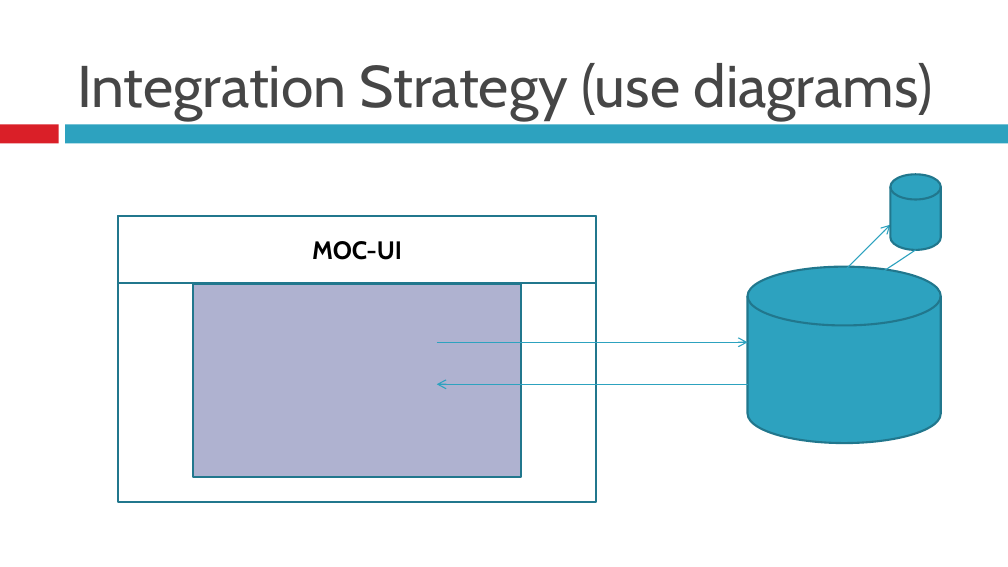
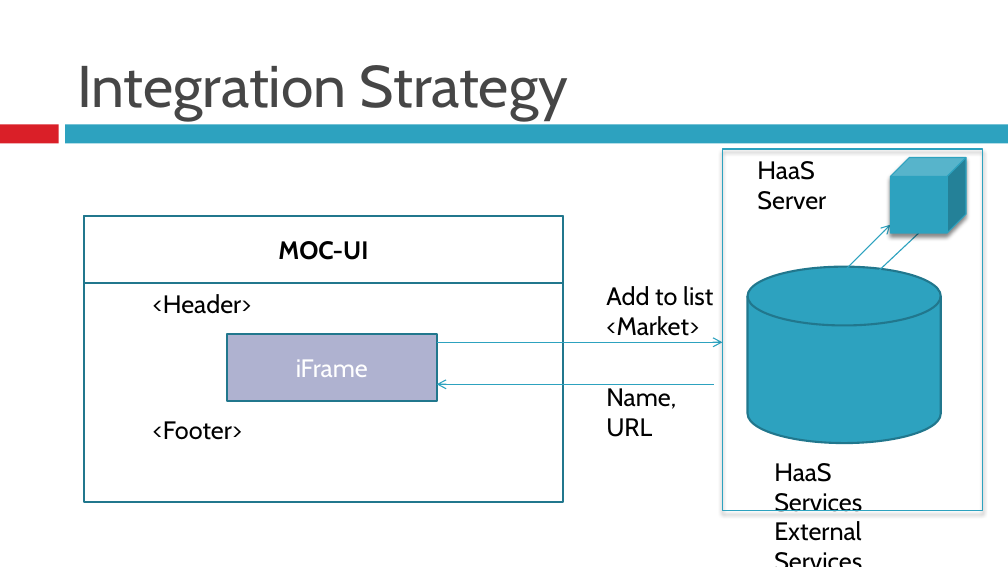
Before and after one commit to BU-EC500-SP15/moc-gui-plugins, a slide deck: slide 3 of MOCUIPlugin-Demo2.pptx. Drawn at 1008x567 pixels with LibreOffice and Linux fonts; fonts in the diff are those of the drawing. Boxes give left, top, right and bottom in pixels: in the first picture for what was removed or moved away, otherwise in the second. Text is boxed around its words. In the diff, an @@ line names an element or a change of style, - is before the commit and + after.

Commit message:
diagram + other changes

```diff
--- a/MOCUIPlugin-Demo2.pptx
+++ b/MOCUIPlugin-Demo2.pptx
@@ title at (77, 65, 568, 119): text changed @@
-Integration Strategy (use diagrams)
+Integration Strategy
@@ rectangle added at (723, 149, 983, 510), outline #2DA2BF 0.79 pt @@
@@ text added at (757, 161, 826, 210), 18 pt, text #000000 @@
+HaaS Server
@@ cylinder removed at (890, 174, 940, 250) @@
@@ cube added at (890, 157, 966, 233), fill #2DA2BF, outline #2DA2BF 0.79 pt @@
@@ rectangle "MOC-UI": place and size @@
-rectangle "MOC-UI" at (118, 217, 597, 284)
+rectangle "MOC-UI" at (84, 217, 562, 284)
@@ rectangle: place and size @@
-rectangle at (118, 217, 597, 502)
+rectangle at (84, 217, 562, 502)
@@ arrow moved from (915, 250) - (865, 283) to (918, 233) - (865, 283) @@
@@ text added at (153, 294, 252, 314), 18 pt, text #000000 @@
+<Header>
@@ text added at (606, 286, 713, 336), 18 pt, text #000000 @@
+Add to list
+<Market>
@@ rectangle "iFrame": place and size @@
-rectangle "iFrame" at (194, 283, 521, 477)
+rectangle "iFrame" at (227, 334, 436, 401)
@@ text in rectangle at (296, 359, 368, 377): text added @@
+iFrame
@@ arrow moved from (436, 343) - (748, 343) to (436, 343) - (723, 343) @@
@@ arrow moved from (748, 384) - (436, 384) to (714, 384) - (436, 384) @@
@@ text added at (606, 388, 676, 437), 18 pt, text #000000 @@
+Name, URL
@@ text added at (153, 421, 242, 440), 18 pt, text #000000 @@
+<Footer>
@@ text added at (774, 463, 862, 512), 18 pt, text #000000 @@
+HaaS Services
@@ text added at (774, 521, 861, 541), 18 pt, text #000000 @@
+External Services
```
Also in this commit, not shown: 4 other slides changed.
